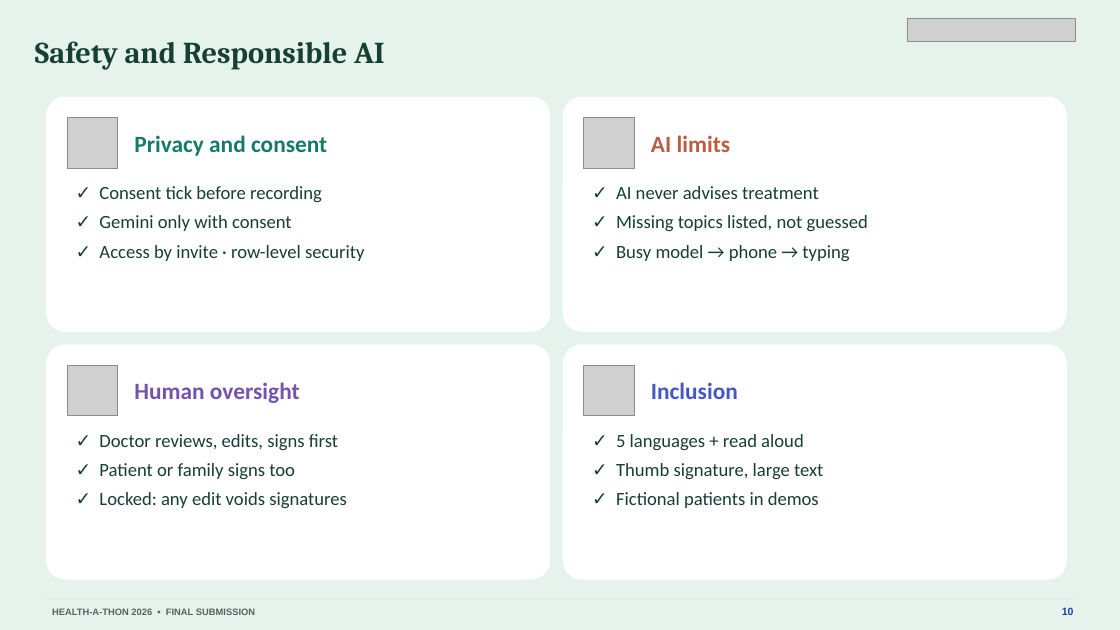
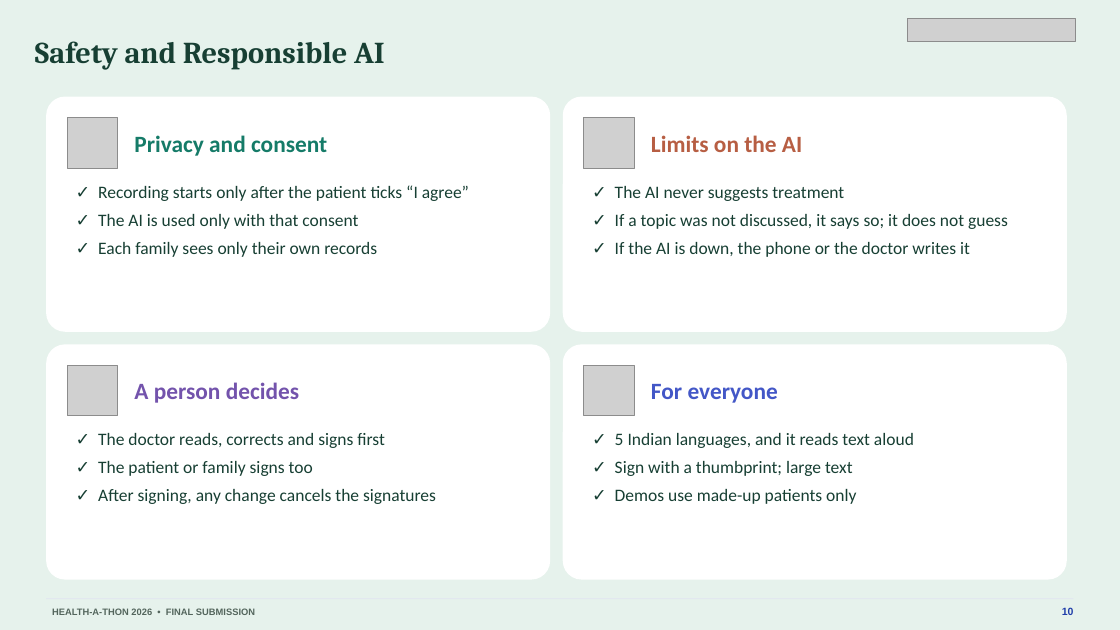
Before and after one commit to basithladdu/healthathon, a slide deck: slide 10 of output/final-submission/Sahara-Final-Presentation.pptx. Drawn at 1120x630 pixels with LibreOffice and Linux fonts; fonts in the diff are those of the drawing; grey boxes stand for pictures. Boxes give left, top, right and bottom in pixels: in the first picture for what was removed or moved away, otherwise in the second. Text is boxed around its words. In the diff, an @@ line names an element or a change of style, - is before the commit and + after.

```diff
--- a/output/final-submission/Sahara-Final-Presentation.pptx
+++ b/output/final-submission/Sahara-Final-Presentation.pptx
@@ text at [651,135,802,152]: text changed @@
-AI limits
+Limits on the AI
@@ text at [98,185,469,257]: text changed; size 16 to 15 pt @@
-✓ Consent tick before recording
-✓ Gemini only with consent
-✓ Access by invite · row-level security
+✓ Recording starts only after the patient ticks “I agree”
+✓ The AI is used only with that consent
+✓ Each family sees only their own records
@@ text at [615,186,1008,257]: text changed; size 16 to 15 pt @@
-✓ AI never advises treatment
-✓ Missing topics listed, not guessed
-✓ Busy model → phone → typing
+✓ The AI never suggests treatment
+✓ If a topic was not discussed, it says so; it does not guess
+✓ If the AI is down, the phone or the doctor writes it
@@ text at [134,382,299,403]: text changed @@
-Human oversight
+A person decides
@@ text at [651,384,778,403]: text changed @@
-Inclusion
+For everyone
@@ text at [98,433,436,504]: text changed; size 16 to 15 pt @@
-✓ Doctor reviews, edits, signs first
-✓ Patient or family signs too
-✓ Locked: any edit voids signatures
+✓ The doctor reads, corrects and signs first
+✓ The patient or family signs too
+✓ After signing, any change cancels the signatures
@@ text at [615,433,914,504]: text changed; size 16 to 15 pt @@
-✓ 5 languages + read aloud
-✓ Thumb signature, large text
-✓ Fictional patients in demos
+✓ 5 Indian languages, and it reads text aloud
+✓ Sign with a thumbprint; large text
+✓ Demos use made-up patients only
```
Also in this commit, not shown: 12 other slides changed, 8 other files.
